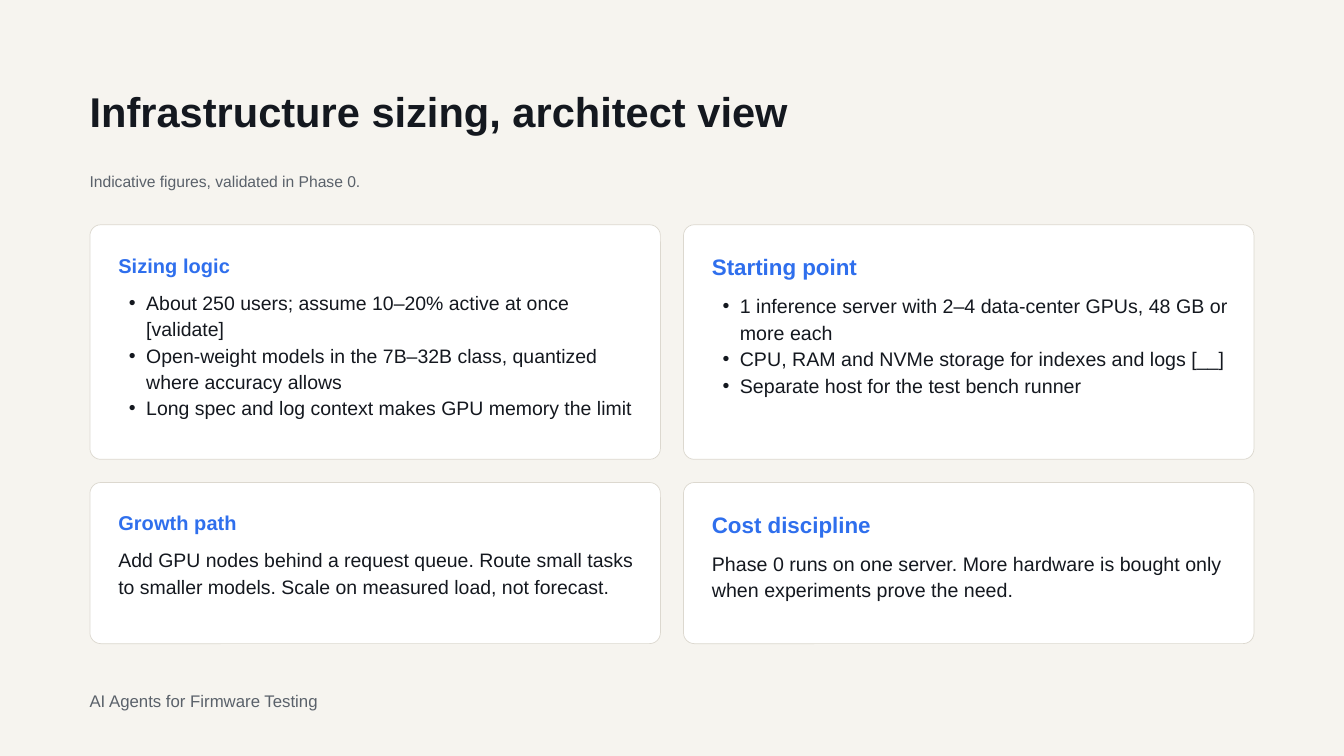
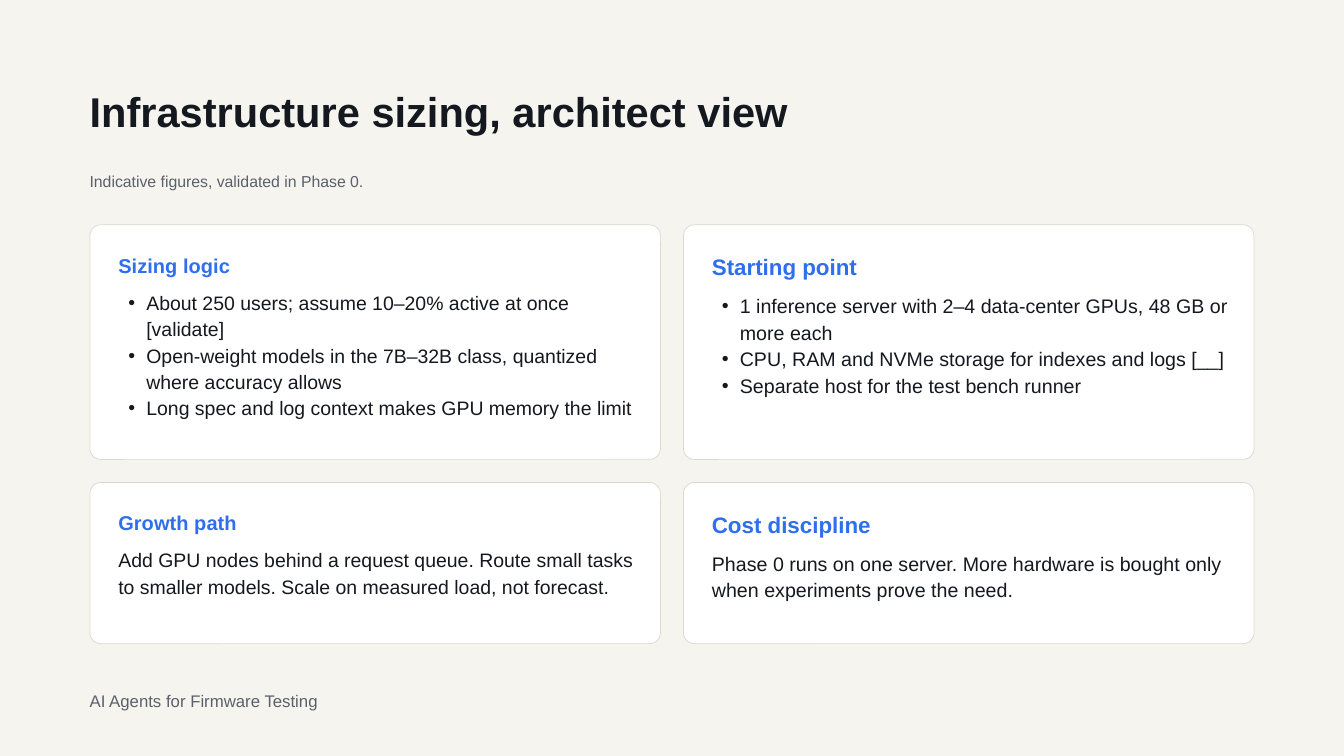
Before and after one commit to darkknight2301/AI-Platform, a slide deck: slide 16 of temp/AI Agents for Firmware Testing POC to Project Approval.pptx (slide 13 before the commit). Drawn at 1344x756 pixels with LibreOffice and Linux fonts; fonts in the diff are those of the drawing. Boxes give left, top, right and bottom in pixels: in the first picture for what was removed or moved away, otherwise in the second. Text is boxed around its words. In the diff, an @@ line names an element or a change of style, - is before the commit and + after.

```diff
--- a/temp/AI Agents for Firmware Testing POC to Project Approval.pptx
+++ b/temp/AI Agents for Firmware Testing POC to Project Approval.pptx
@@ text "Indicative figures, validated in Phase ..." at (90,175,363,191): line spacing 15.7pt to 15.8pt @@
@@ text "About 250 users; assume 10–20% ..." at (146,296,632,419): indent changed @@
```
Also in this commit, not shown: 5 other slides changed, 3 slides added.
